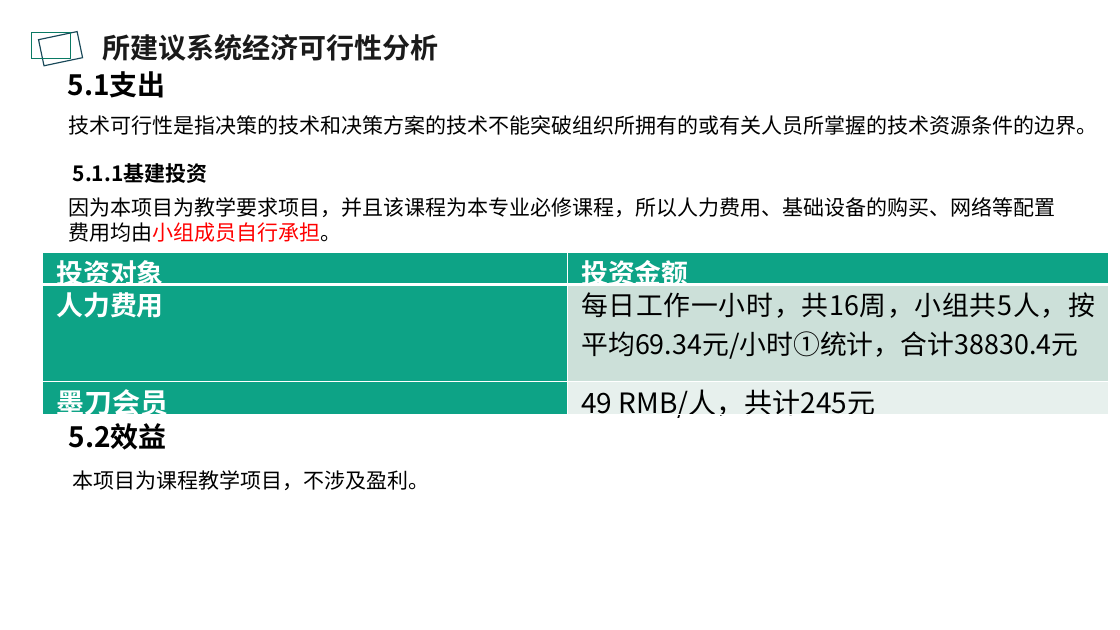
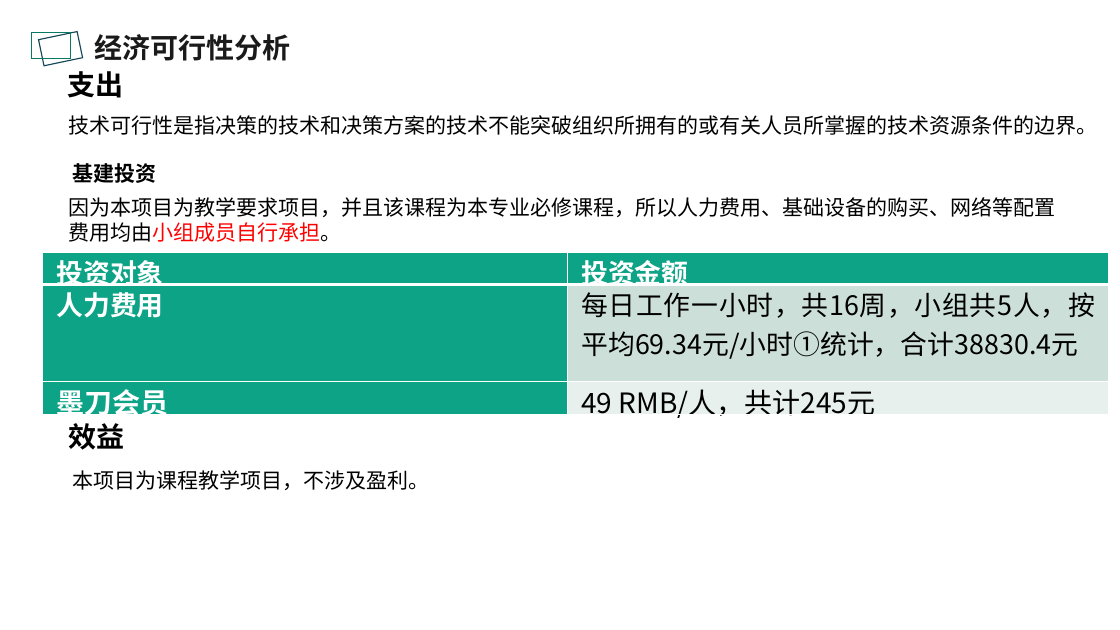
Before and after one commit to PRD2018-G10/TeachingAssistWebsiteProject, a slide deck: slide 15 of 受控文档/2.需求工程项目计划/PRD2018-G10-需求工程项目计划评审.pptx (slide 11 before the commit). Drawn at 1120x630 pixels with LibreOffice and Linux fonts; fonts in the diff are those of the drawing; background and template pictures are left out. Boxes give left, top, right and bottom in pixels: in the first picture for what was removed or moved away, otherwise in the second. Text is boxed around its words. In the diff, an @@ line names an element or a change of style, - is before the commit and + after.

```diff
--- a/受控文档/2.需求工程项目计划/PRD2018-G10-需求工程项目计划评审.pptx
+++ b/受控文档/2.需求工程项目计划/PRD2018-G10-需求工程项目计划评审.pptx
@@ text at [94, 34, 290, 61]: text changed @@
-所建议系统经济可行性分析
+经济可行性分析
@@ text at [68, 71, 124, 98]: text changed @@
-5.1支出
+支出
@@ text at [73, 161, 157, 187]: text changed @@
-5.1.1基建投资
+基建投资
@@ text at [69, 423, 125, 450]: text changed @@
-5.2效益
+效益
```
Also in this commit, not shown: 4 other slides changed, 5 slides added, 3 other files.
